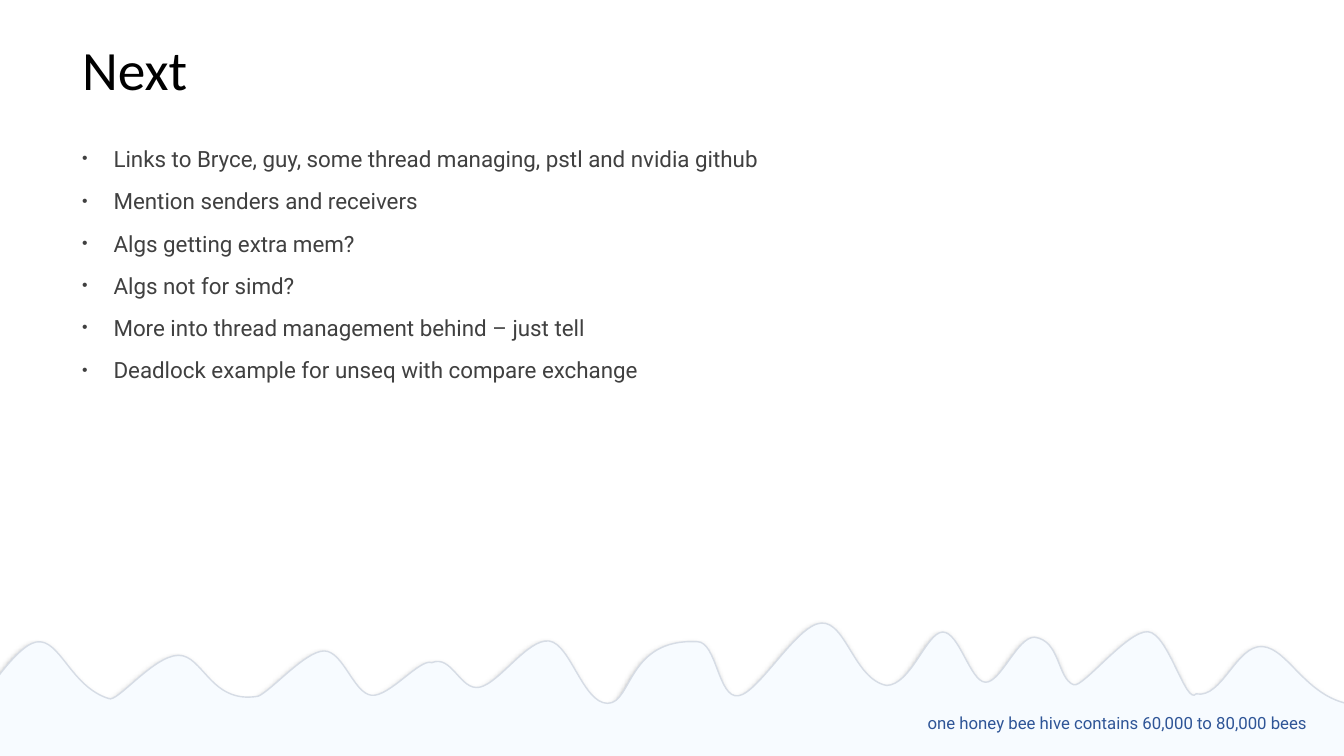
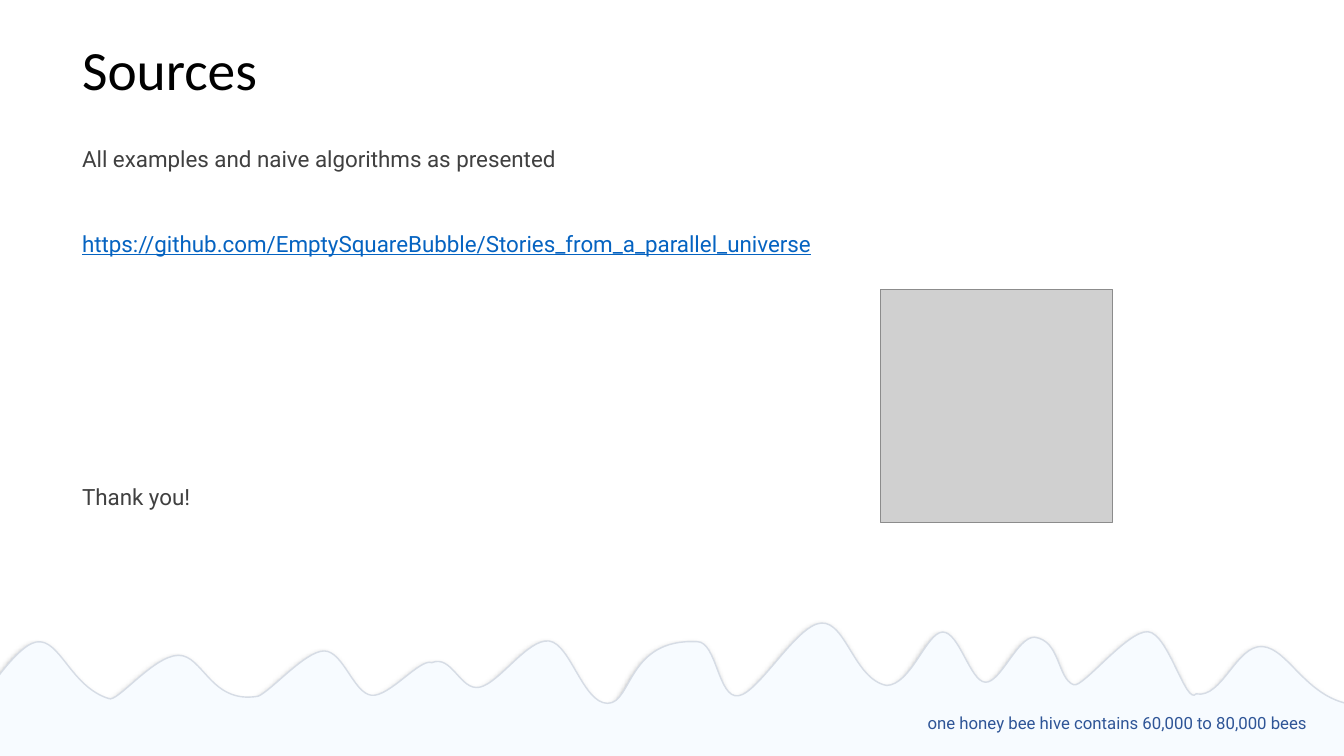
Before and after one commit to EmptySquareBubble/StoriesFromAParallelUniverse-, a slide deck: slide 44 of stories_from_a_paralel_universe.pptx (slide 43 before the commit). Drawn at 1344x756 pixels with LibreOffice and Linux fonts; fonts in the diff are those of the drawing; grey boxes stand for pictures. Boxes give left, top, right and bottom in pixels: in the first picture for what was removed or moved away, otherwise in the second. Text is boxed around its words. In the diff, an @@ line names an element or a change of style, - is before the commit and + after.

```diff
--- a/stories_from_a_paralel_universe.pptx
+++ b/stories_from_a_paralel_universe.pptx
@@ title at bbox=[82, 54, 257, 91]: text changed @@
-Next
+Sources
@@ text at bbox=[82, 150, 811, 510]: text changed; text colour #404040 to #0563C1 @@
-  • Links to Bryce, guy, some thread managing, pstl and nvidia github
-  • Mention senders and receivers
-  • Algs getting extra mem?
-  • Algs not for simd?
-  • More into thread management behind – just tell
-  • Deadlock example for unseq with compare exchange
+  All examples and naive algorithms as presented
+  https://github.com/EmptySquareBubble/Stories_from_a_parallel_universe
+  Thank you!
@@ picture added at bbox=[880, 289, 1113, 522] @@
```
Also in this commit, not shown: 4 other slides changed, 1 slide added, 2 other files.
